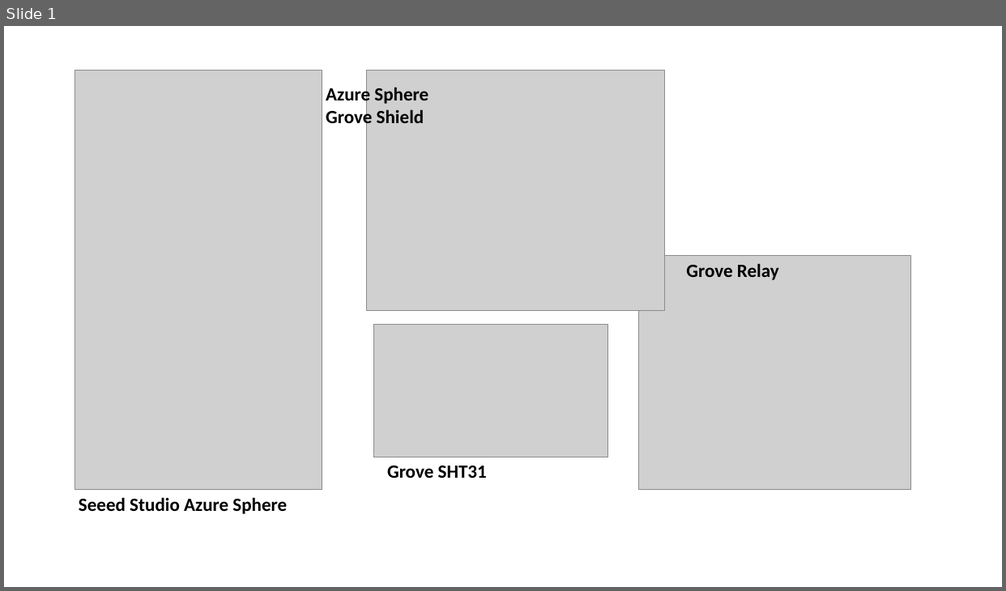
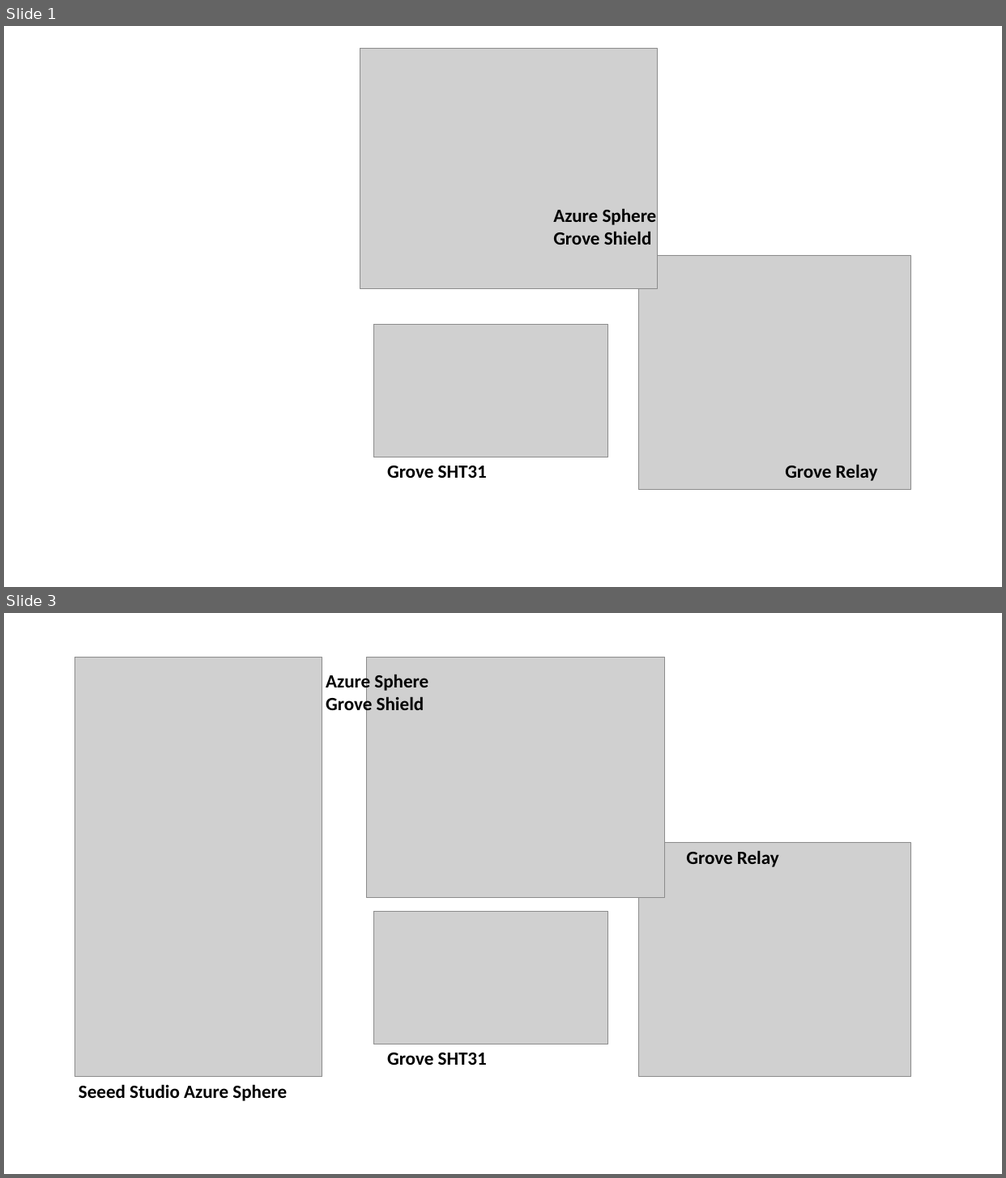
Before and after one commit to gloveboxes/Azure-Sphere-Learning-Path, a slide deck: resources/azure-parts-list.pptx. Shown one above the other, each under a label of ours: slide 1 before the commit, slides 1 and 3 after it; the slides between them are not shown. The pictures are 1006x591 and 1006x1178 pixels, drawn with LibreOffice and Linux fonts; fonts in the diff are those of the drawing; grey boxes stand for pictures. Boxes give left, top, right and bottom in pixels: in the first picture for what was removed or moved away, otherwise in the second. Text is boxed around its words. In the diff, an @@ line names an element or a change of style, - is before the commit and + after.

```diff
--- a/resources/azure-parts-list.pptx
+++ b/resources/azure-parts-list.pptx
@@ slide 1 added at (4, 26, 1002, 587), background #FFFFFF @@
@@ picture added at (360, 49, 658, 289) @@
@@ text added at (553, 208, 657, 245), 18 pt, text #000000, bold @@
+Azure Sphere
+Grove Shield
@@ picture added at (639, 255, 911, 489) @@
@@ picture added at (373, 324, 607, 458) @@
@@ text added at (387, 466, 487, 478), 18 pt, text #000000, bold @@
+Grove SHT31
@@ text added at (785, 464, 878, 481), 18 pt, text #000000, bold @@
+Grove Relay
@@ what was slide 1 is now slide 3 @@
```
Also in this commit, not shown: 1 other slide added, 5 other files.
